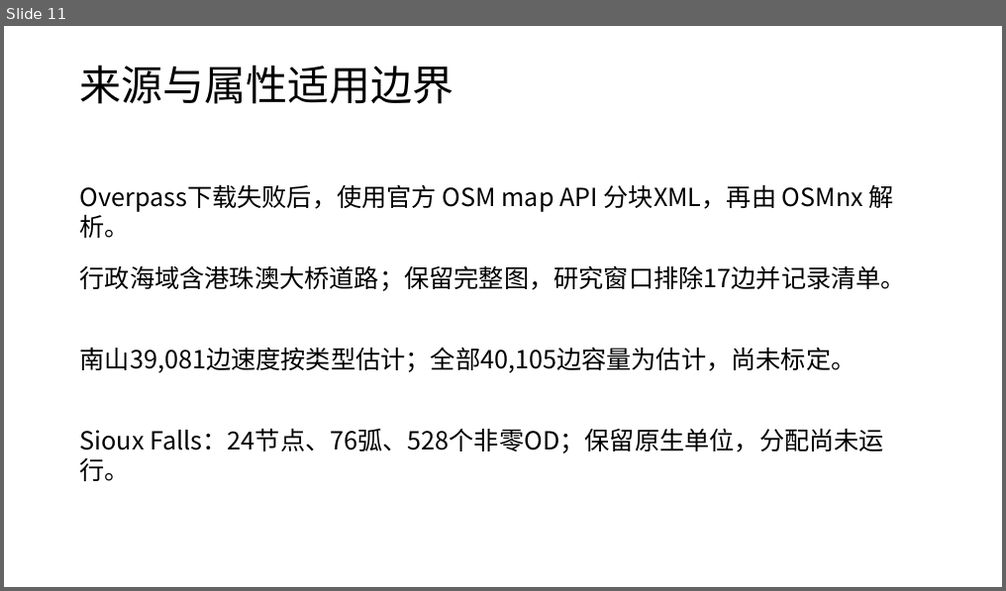
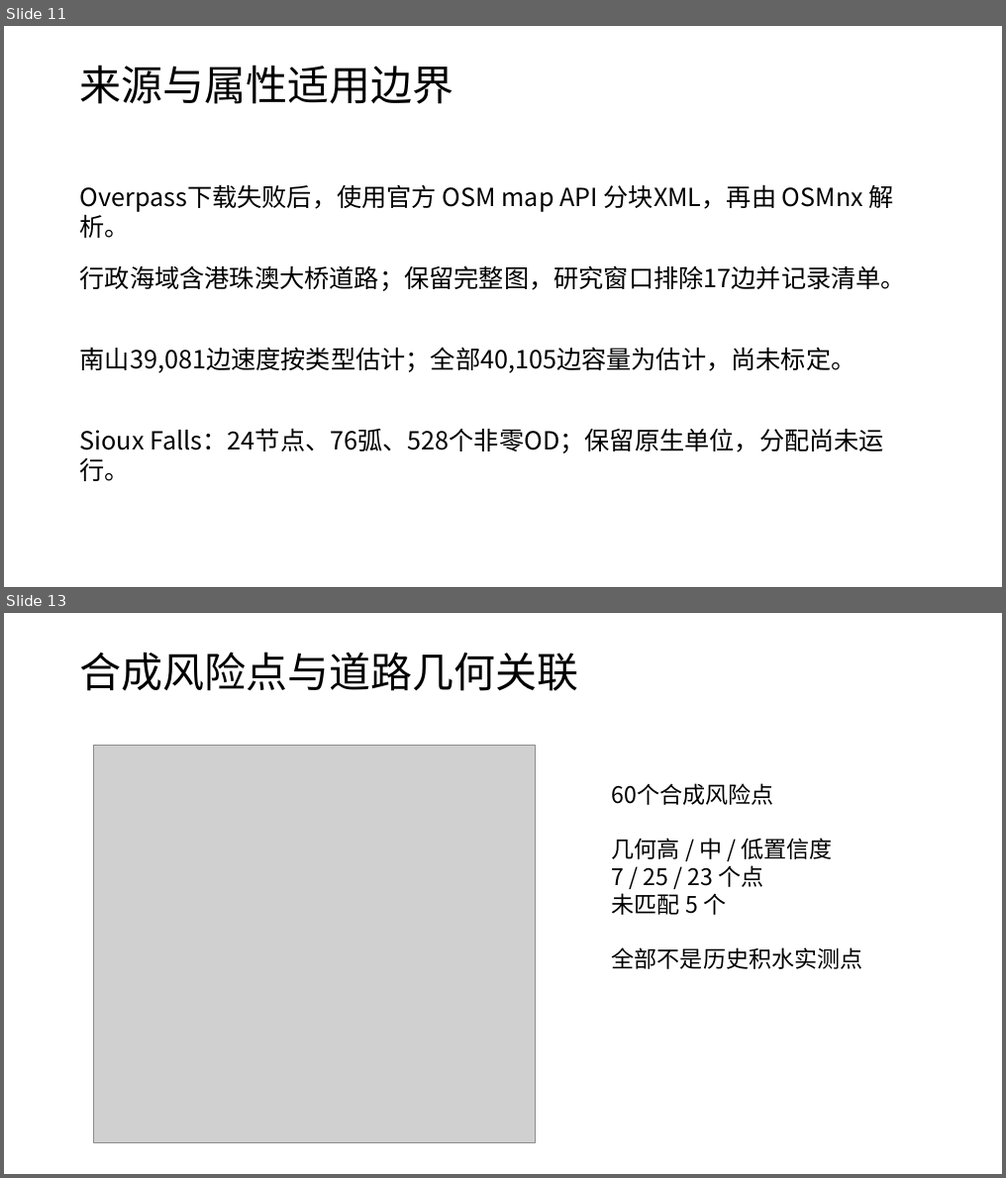
Before and after one commit to zhzhzh666/jiaotong, a slide deck: docs/deliverables/开题与阶段进展汇报.pptx. Shown one above the other, each under a label of ours: slide 11 before the commit, slides 11 and 13 after it; the slides between them are not shown. The pictures are 1006x591 and 1006x1178 pixels, drawn with LibreOffice and Linux fonts; fonts in the diff are those of the drawing; grey boxes stand for pictures. Boxes give left, top, right and bottom in pixels: in the first picture for what was removed or moved away, otherwise in the second. Text is boxed around its words. In the diff, an @@ line names an element or a change of style, - is before the commit and + after.

```diff
--- a/docs/deliverables/开题与阶段进展汇报.pptx
+++ b/docs/deliverables/开题与阶段进展汇报.pptx
@@ slide 13 added at box(4, 613, 1002, 1174), background #FFFFFF @@
@@ text added at box(80, 652, 578, 691), 40 pt, text #000000 @@
+合成风险点与道路几何关联
@@ picture added at box(93, 746, 535, 1143) @@
@@ text added at box(612, 783, 863, 969), 22 pt, text #000000 @@
+60个合成风险点
+几何高 / 中 / 低置信度
+7 / 25 / 23 个点
+未匹配 5 个
+全部不是历史积水实测点
```
Also in this commit, not shown: 3 slides changed, 4 other slides added, 37 other files.
